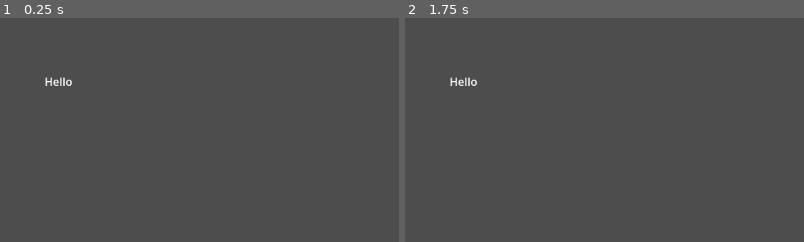
Above: before the commit, frames 1-2 (left to right).
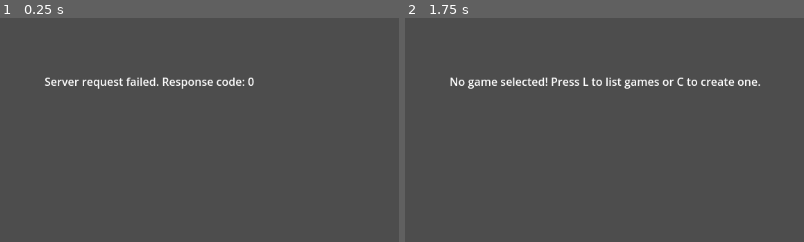
Above: after the commit, the same moments.

Repository: GuSoder/mini-turn-client
Game: Godot game, scene res://scenes/lobby.tscn
Same seed, same stepped clock (60 frames per second), same inputs: the game is played once before the commit and once after it.
Inputs (mouse positions are % of the whole screen's width and height, from its top left):
- Up to frame 1 (0.25 s): no input
- Up to frame 2 (1.75 s): tap Enter at 0.5 s; move the mouse to (72, 45) at 0.52 s; tap C at 0.6 s; click (72, 45) at 0.67 s; tap L at 0.8, 1.35 s; tap Space at 1.25 s; move the mouse to (30, 55) at 1.27 s; click (30, 55) at 1.42 s; tap 1 at 1.55 s
The pictures show only the part of the screen within x 3-53%, y 0-50%; the shares and areas given below are measured in that part.

The runs differ from the first frame. In frame 1, 1.1% of the frame differs, in the area x 11-64%, y 26-32%; in frame 2, 1.5%, in the area x 11-89%, y 26-32%.

Commit message:
Display lobby debug text in UI info box
- Add update_info() function to show text in info_box Label
- Replace all print() calls with update_info()
- Format multi-line text for better UI display

Diff:
--- a/scripts/lobby.gd
+++ b/scripts/lobby.gd
@@ -4,9 +4,11 @@
 var server_url: String = "http://207.154.222.143:5000"
 var current_game_id: String = ""
 var available_games: Array = []
+var info_box: Label
 
 func _ready():
-	print("Lobby - Press C to create game, L to list games, then 1-4 to join as player")
+	info_box = get_node("info_box")
+	update_info("Lobby - Press C to create game, L to list games, then 1-4 to join as player")
 
 	http_request = HTTPRequest.new()
 	add_child(http_request)
@@ -14,6 +16,11 @@
 
 	# Auto-load existing games on startup
 	list_games()
+
+func update_info(text: String):
+	if info_box:
+		info_box.text = text
+	print(text)
 
 func _input(event):
 	if event is InputEventKey and event.pressed:
@@ -44,21 +51,21 @@
 					join_as_player(4)
 
 func create_game():
-	print("Creating new game...")
+	update_info("Creating new game...")
 	var url = server_url + "/games"
 	http_request.request(url, [], HTTPClient.METHOD_POST)
 
 func list_games():
-	print("Fetching active games...")
+	update_info("Fetching active games...")
 	var url = server_url + "/games"
 	http_request.request(url)
 
 func join_as_player(player_num: int):
 	if current_game_id == "":
-		print("No game selected! Press L to list games or C to create one.")
+		update_info("No game selected! Press L to list games or C to create one.")
 		return
 
-	print("Joining as Player ", player_num)
+	update_info("Joining as Player " + str(player_num))
 	var scene_path = "res://scenes/client" + str(player_num) + ".tscn"
 
 	get_tree().set_meta("game_id", current_game_id)
@@ -69,8 +76,7 @@
 		# Select game
 		if num <= available_games.size():
 			current_game_id = available_games[num - 1].gameId
-			print("Selected game: ", current_game_id)
-			print("Now press 1-4 to join as a player")
+			update_info("Selected game: " + current_game_id + "\nNow press 1-4 to join as a player")
 	else:
 		# Join as player
 		join_as_player(num)
@@ -84,23 +90,25 @@
 			if "gameId" in json.data:
 				# Game creation response
 				current_game_id = json.data.gameId
-				print("Game created! Game ID: ", current_game_id)
-				print("Now press 1, 2, 3, or 4 to join as a player")
+				update_info("Game created! Game ID: " + current_game_id + "\nNow press 1, 2, 3, or 4 to join as a player")
 			elif "games" in json.data:
 				# Game list response
 				available_games = json.data.games
 				if available_games.size() == 0:
-					print("No active games found. Press C to create one.")
+					update_info("No active games found. Press C to create one.")
 					current_game_id = ""
 				else:
-					print("Active games:")
+					var info_text = "Active games:\n"
 					for i in range(available_games.size()):
 						var game = available_games[i]
-						print("  ", i+1, ": ", game.gameId, " (Turn: Player ", game.playerInTurn + 1, ")")
-					print("Press 1-", available_games.size(), " to select game, then 1-4 to join as player")
+						info_text += "  " + str(i+1) + ": " + game.gameId + " (Turn: Player " + str(game.playerInTurn + 1) + ")\n"
+					info_text += "Press 1-" + str(available_games.size()) + " to select game, then 1-4 to join as player"
+
 					# Auto-select first game if only one exists
 					if available_games.size() == 1:
 						current_game_id = available_games[0].gameId
-						print("Auto-selected game: ", current_game_id)
+						info_text += "\nAuto-selected game: " + current_game_id
+
+					update_info(info_text)
 	else:
-		print("Server request failed. Response code: ", response_code)
+		update_info("Server request failed. Response code: " + str(response_code))
